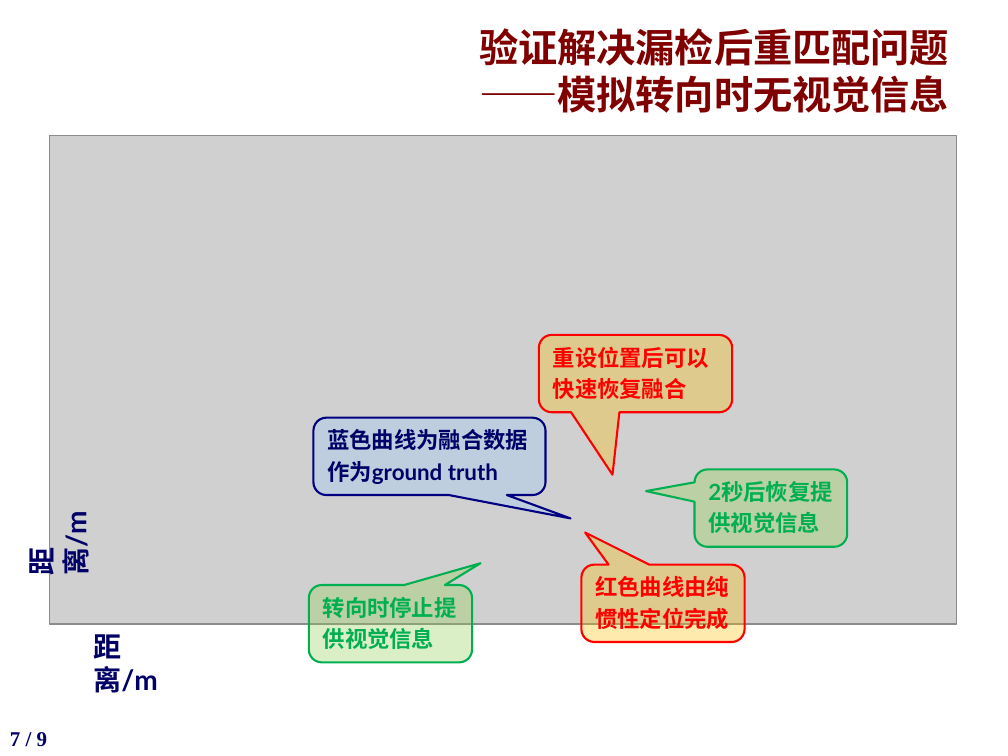
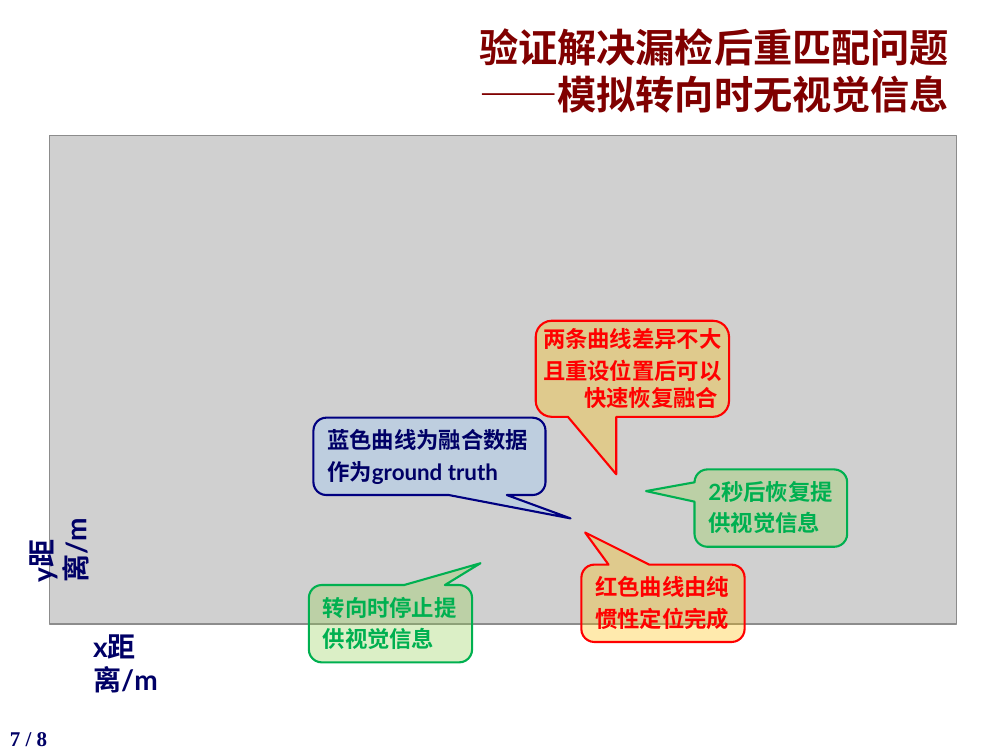
Before and after one commit to potato1996/FinalYearProject, a slide deck: slide 7 of slides/答辩ppt-杜大有1300012870.pptx. Drawn at 1008x756 pixels with LibreOffice and Linux fonts; fonts in the diff are those of the drawing; grey boxes stand for pictures; background and template pictures are left out. Boxes give left, top, right and bottom in pixels: in the first picture for what was removed or moved away, otherwise in the second. Text is boxed around its words. In the diff, an @@ line names an element or a change of style, - is before the commit and + after.

Commit message:
update slides

```diff
--- a/slides/答辩ppt-杜大有1300012870.pptx
+++ b/slides/答辩ppt-杜大有1300012870.pptx
@@ rounded speech box "两条曲线差异不大" resized from (x1=539, y1=335, x2=733, y2=412) to (x1=535, y1=321, x2=729, y2=416) @@
@@ rounded speech box "两条曲线差异不大" at (x1=535, y1=321, x2=729, y2=416): proportions changed @@
@@ text in rounded speech box at (x1=543, y1=328, x2=722, y2=408): text changed @@
-重设位置后可以
-快速恢复融合
+两条曲线差异不大
+且重设位置后可以快速恢复融合
@@ text at (x1=54, y1=524, x2=95, y2=581): text changed @@
-距离/m
+y距离/m
@@ text at (x1=93, y1=666, x2=158, y2=693): text changed @@
-距离/m
+x距离/m
@@ page number at (x1=10, y1=732, x2=47, y2=746): text changed @@
-7 / 9
+7 / 8
```
Also in this commit, not shown: 3 other slides changed.
